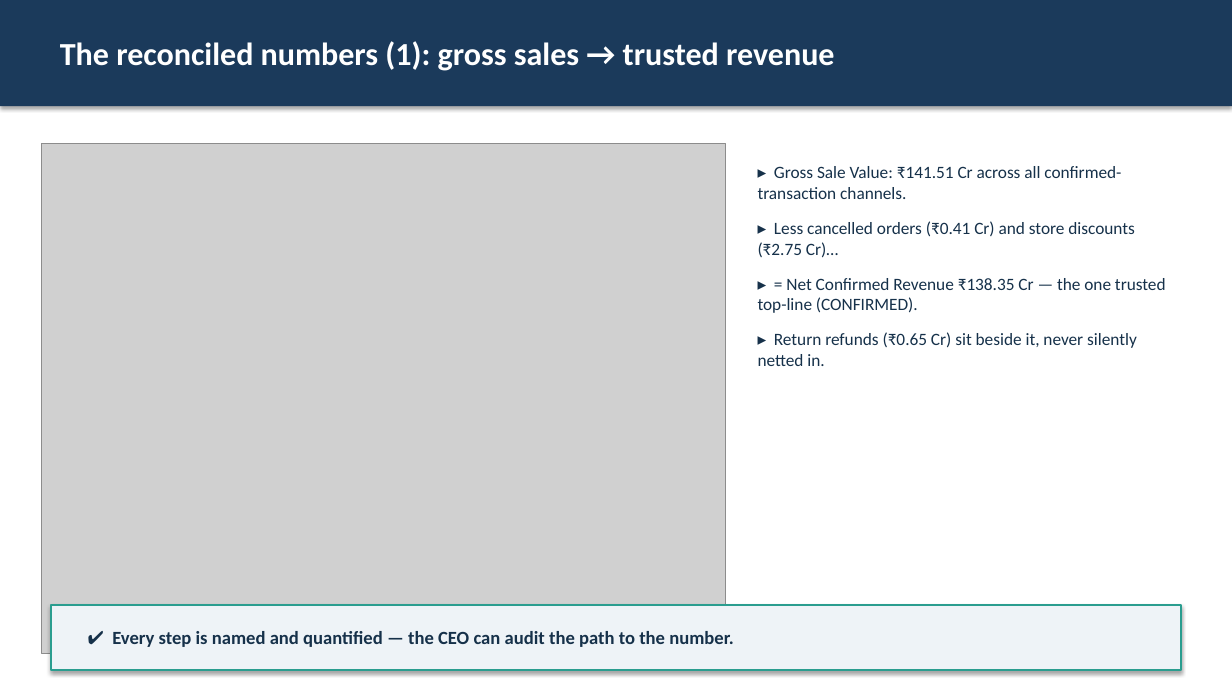
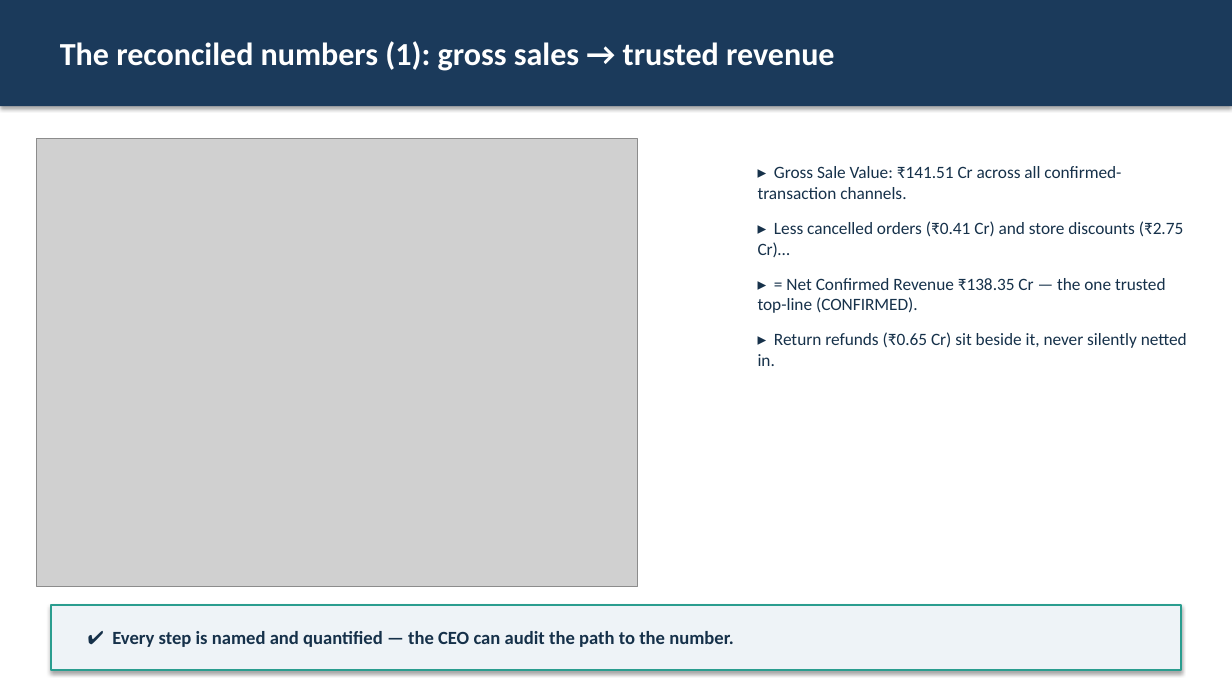
Before and after one commit to ARIF-rb/nexamart-m2, a slide deck: slide 6 of presentation/nexamart_m2_presentation.pptx. Drawn at 1232x693 pixels with LibreOffice and Linux fonts; fonts in the diff are those of the drawing; grey boxes stand for pictures. Boxes give left, top, right and bottom in pixels: in the first picture for what was removed or moved away, otherwise in the second. Text is boxed around its words. In the diff, an @@ line names an element or a change of style, - is before the commit and + after.

```diff
--- a/presentation/nexamart_m2_presentation.pptx
+++ b/presentation/nexamart_m2_presentation.pptx
@@ picture: place and size @@
-picture at (42, 143, 726, 653)
+picture at (37, 139, 638, 587)
@@ text "▸ Gross Sale Value: ₹141.51 ..." rewrapped from (758, 166, 1166, 366) to (758, 166, 1187, 366) @@
```
Also in this commit, not shown: 8 other slides changed.
